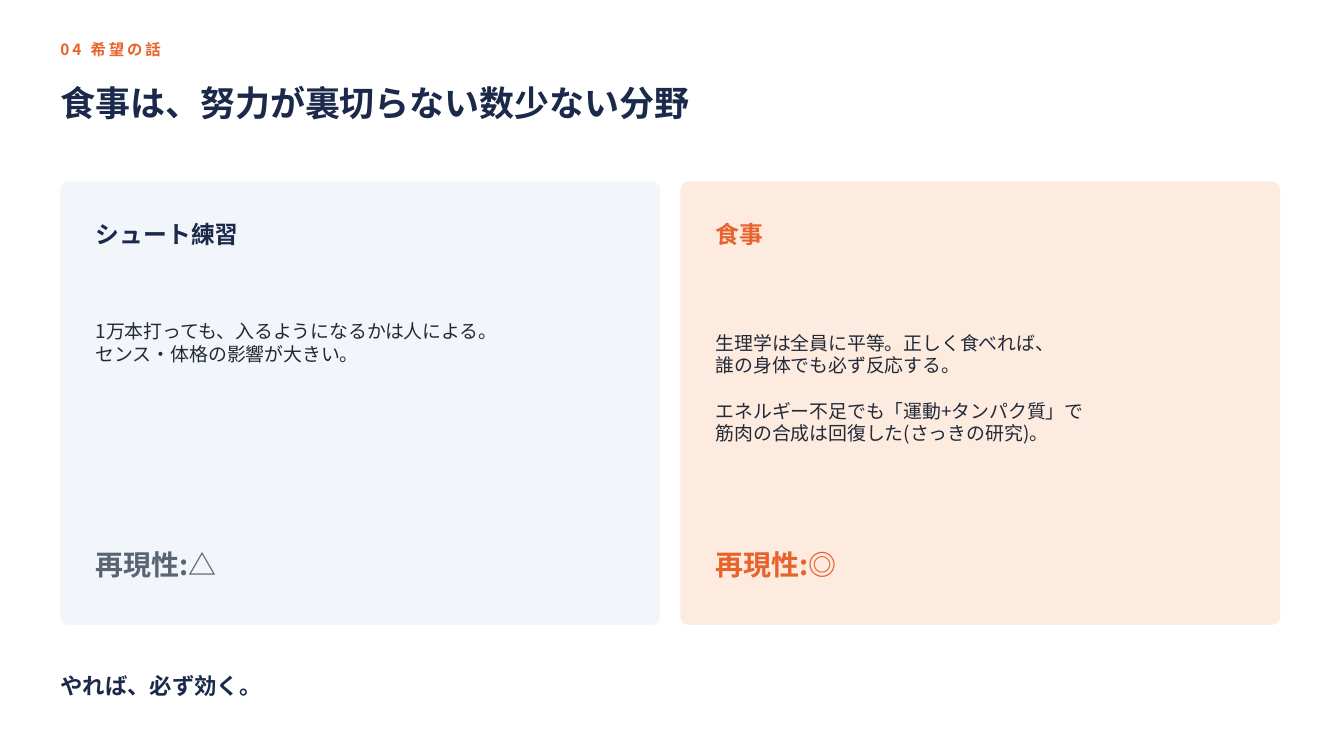
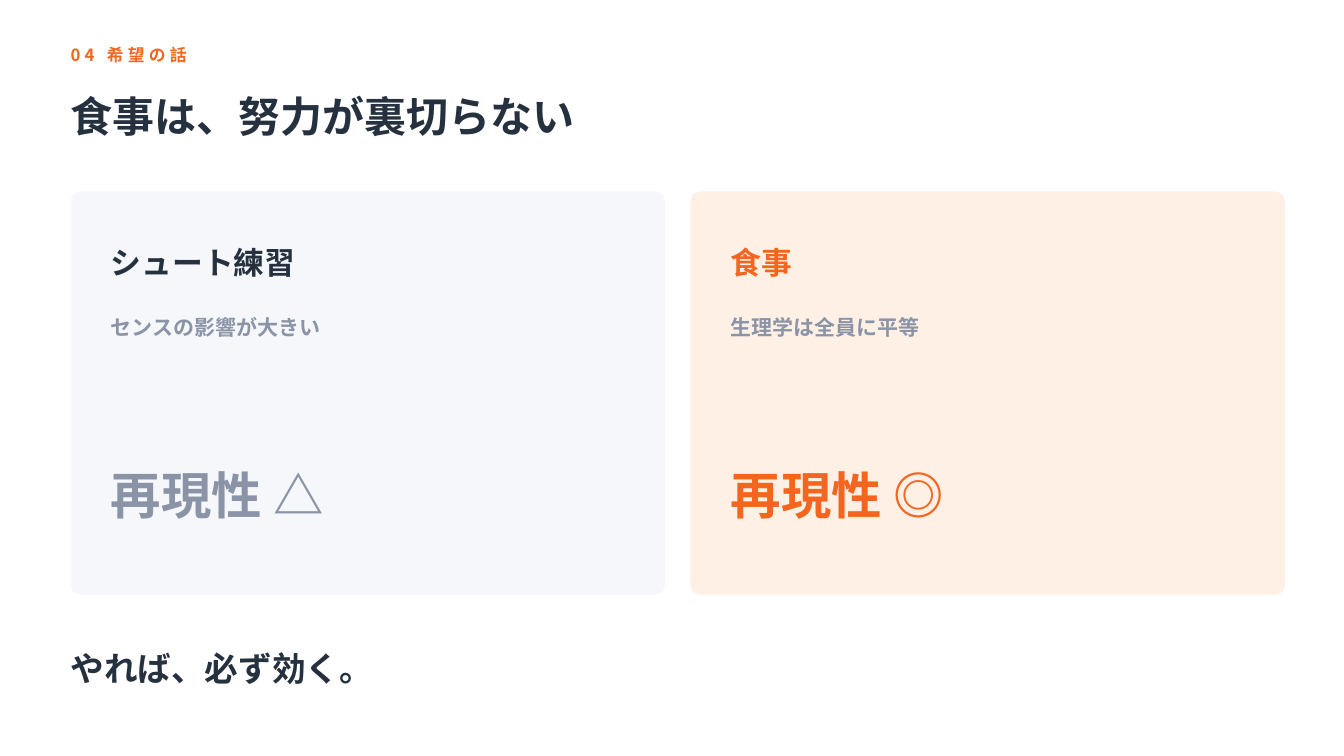
Before and after one commit to k-nomiya/Claude-Code-Test, a slide deck: slide 23 of nutrition-workshop/slides.pptx (slide 22 before the commit). Drawn at 1344x756 pixels with LibreOffice and Linux fonts; fonts in the diff are those of the drawing. Boxes give left, top, right and bottom in pixels: in the first picture for what was removed or moved away, otherwise in the second. Text is boxed around its words. In the diff, an @@ line names an element or a change of style, - is before the commit and + after.

```diff
--- a/nutrition-workshop/slides.pptx
+++ b/nutrition-workshop/slides.pptx
@@ text "04 希望の話": place and size @@
-text "04 希望の話" at [60, 40, 160, 60]
+text "04 希望の話" at [71, 47, 187, 63]
@@ text "04 希望の話" at [71, 47, 187, 63]: size 11 to 12 pt, text colour #E8622C to #F4661F, letter spacing 2 to 3 pt @@
@@ text at [71, 95, 575, 136]: text changed; size 25 to 30 pt; text colour #1B2A4A to #26313F @@
-食事は、努力が裏切らない数少ない分野
+食事は、努力が裏切らない
@@ rounded rectangle: place and size @@
-rounded rectangle at [60, 181, 660, 625]
+rounded rectangle at [71, 192, 665, 595]
@@ rounded rectangle at [71, 192, 665, 595]: fill #F2F5FA to #F5F7FA; proportions changed @@
@@ rounded rectangle: place and size @@
-rounded rectangle at [681, 181, 1280, 625]
+rounded rectangle at [691, 192, 1286, 595]
@@ rounded rectangle at [691, 192, 1286, 595]: fill #FDEBE0 to #FFF0E6; proportions changed @@
@@ text "シュート練習": place and size @@
-text "シュート練習" at [96, 222, 239, 245]
+text "シュート練習" at [111, 248, 295, 277]
@@ text "シュート練習" at [111, 248, 295, 277]: size 17 to 22 pt, text colour #1B2A4A to #26313F @@
@@ text "食事": place and size @@
-text "食事" at [716, 222, 764, 245]
+text "食事" at [731, 247, 792, 277]
@@ text "食事" at [731, 247, 792, 277]: size 17 to 22 pt, text colour #E8622C to #F4661F @@
@@ text at [111, 317, 321, 337]: text changed; size 13.5 to 15 pt; text colour #222A38 to #8A94A6; bold on @@
-1万本打っても、入るようになるかは人による。
-センス・体格の影響が大きい。
+センスの影響が大きい
@@ text added at [731, 317, 920, 337], 15 pt, text #8A94A6, bold @@
+生理学は全員に平等
@@ text removed at [716, 334, 1084, 444] @@
-生理学は全員に平等。正しく食べれば、
-誰の身体でも必ず反応する。
-エネルギー不足でも「運動+タンパク質」で
-筋肉の合成は回復した(さっきの研究)。
@@ text at [111, 471, 262, 519]: text changed; size 20 to 36 pt; text colour #5A6472 to #8A94A6 @@
-再現性:△
+再現性 △
@@ text at [731, 471, 882, 519]: text changed; size 20 to 36 pt; text colour #E8622C to #F4661F @@
-再現性:◎
+再現性 ◎
@@ text "やれば、必ず効く。": place and size @@
-text "やれば、必ず効く。" at [60, 675, 261, 696]
+text "やれば、必ず効く。" at [71, 652, 373, 684]
@@ text "やれば、必ず効く。" at [71, 652, 373, 684]: size 16 to 24 pt, text colour #1B2A4A to #26313F @@
```
Also in this commit, not shown: 44 other slides changed, 1 slide added.
